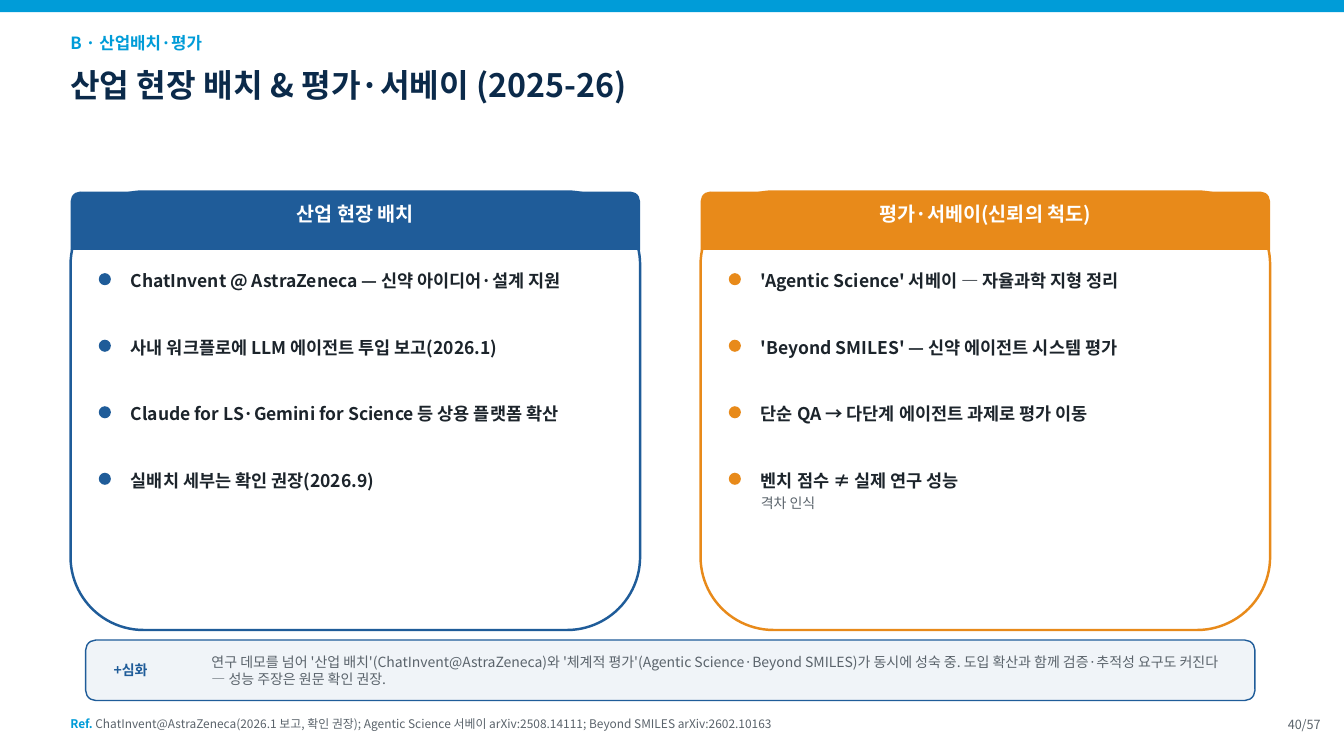
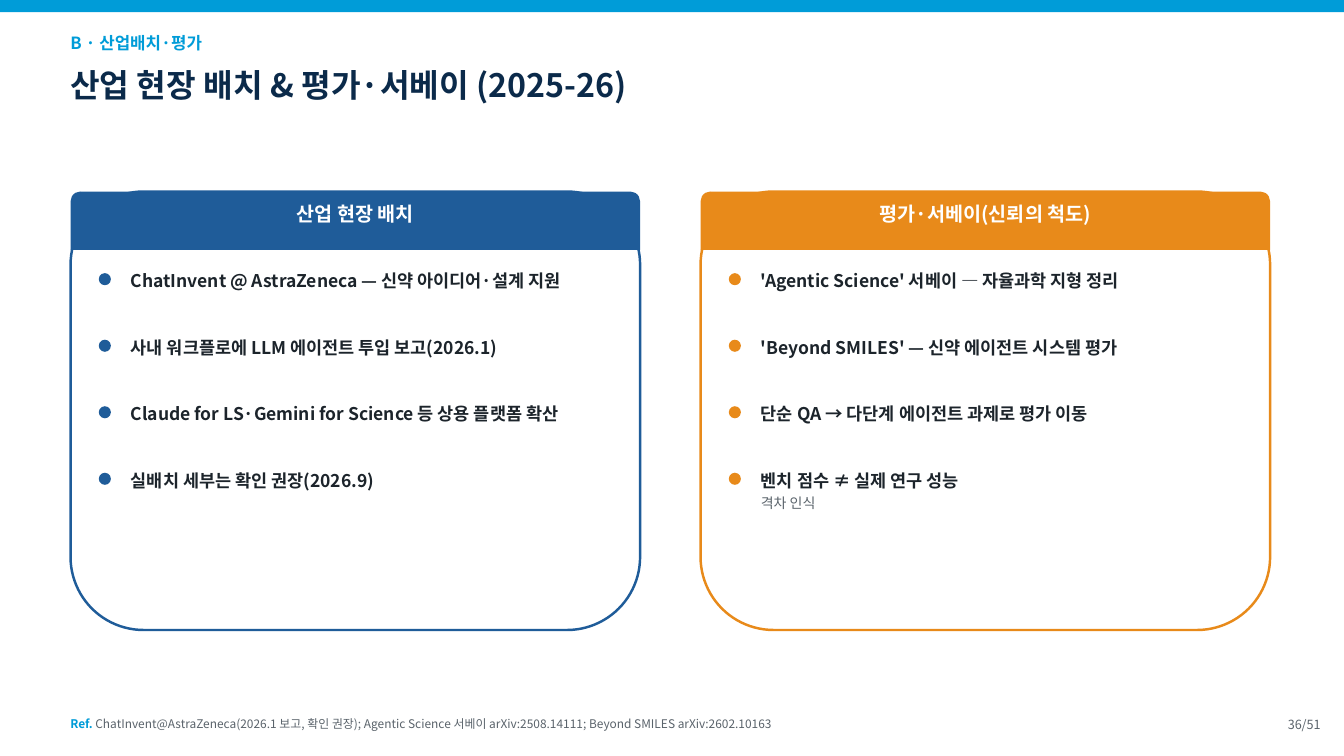
Before and after one commit to fourmodern/2025_aidrugdiscovery, a slide deck: slide 36 of 20260905/slides/0912_3교시.pptx (slide 40 before the commit). Drawn at 1344x756 pixels with LibreOffice and Linux fonts; fonts in the diff are those of the drawing. Boxes give left, top, right and bottom in pixels: in the first picture for what was removed or moved away, otherwise in the second. Text is boxed around its words. In the diff, an @@ line names an element or a change of style, - is before the commit and + after.

```diff
--- a/20260905/slides/0912_3교시.pptx
+++ b/20260905/slides/0912_3교시.pptx
@@ rounded rectangle removed at [86, 640, 1255, 701] @@
@@ text removed at [211, 655, 1218, 685] @@
-연구 데모를 넘어 '산업 배치'(ChatInvent@AstraZeneca)와 '체계적 평가'(Agentic Science·Beyond SMILES)가 동시에 성숙 중. 도입 확산과 함께 검증·추적성 요구도 커진다 — 성능 주장은 원문 확인 권장.
@@ text removed at [114, 663, 148, 677] @@
-+심화
@@ text at [1288, 719, 1321, 731]: text changed @@
-40/57
+36/51
```
Also in this commit, not shown: 46 other slides changed, 6 slides removed, 15 other files.
